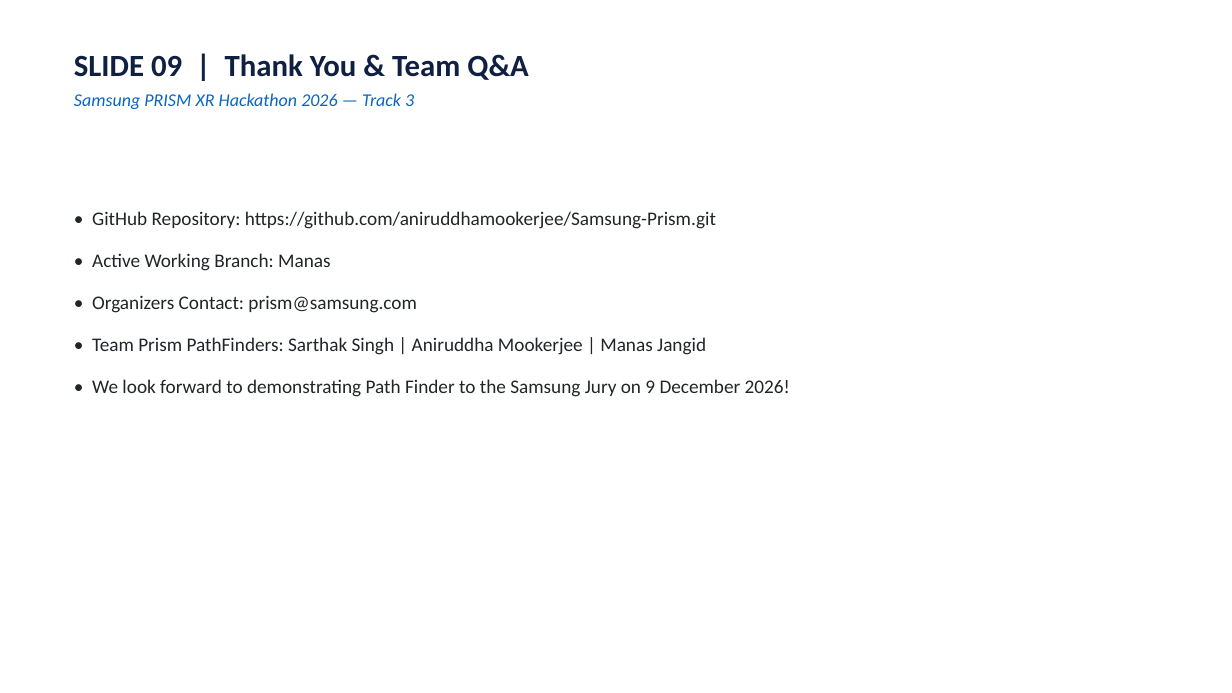
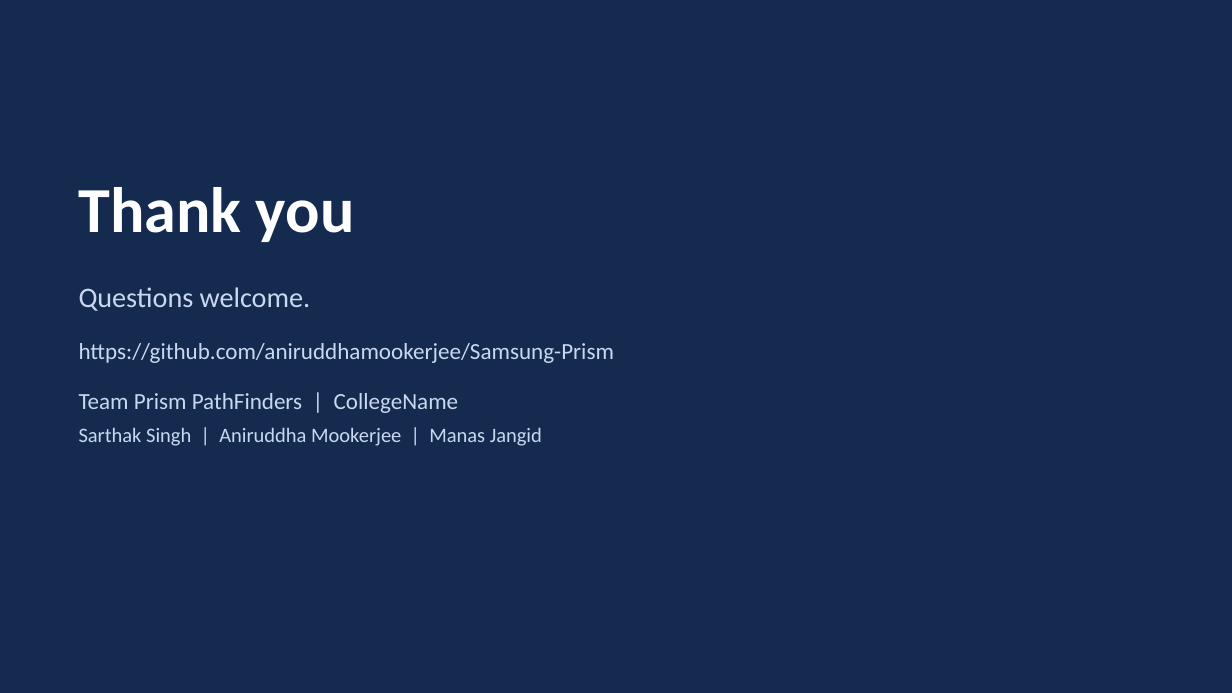
Before and after one commit to aniruddhamookerjee/Samsung-Prism, a slide deck: slide 9 of presentation/CollegeName_TeamName.pptx. Drawn at 1232x693 pixels with LibreOffice and Linux fonts; fonts in the diff are those of the drawing. Boxes give left, top, right and bottom in pixels: in the first picture for what was removed or moved away, otherwise in the second. Text is boxed around its words. In the diff, an @@ line names an element or a change of style, - is before the commit and + after.

Commit message:
slides: new deck generator with the rotor-drag figure, current numbers from metadata.json, redrawn path figures; demo script rewritten; draft email to the organisers on memory accounting

```diff
--- a/presentation/CollegeName_TeamName.pptx
+++ b/presentation/CollegeName_TeamName.pptx
@@ rectangle added at <box>0,0,1232,693</box>, fill #142A4F @@
@@ text removed at <box>74,54,528,109</box> @@
-SLIDE 09 | Thank You & Team Q&A
-Samsung PRISM XR Hackathon 2026 — Track 3
@@ text added at <box>79,187,355,242</box>, 50 pt, text #FFFFFF, bold @@
+Thank you
@@ text at <box>79,287,614,446</box>: text changed; size 15 to 18 pt; text colour #212529 to #C8D8F0 @@
-• GitHub Repository: https://github.com/aniruddhamookerjee/Samsung-Prism.git
-• Active Working Branch: Manas
-• Organizers Contact: prism@samsung.com
-• Team Prism PathFinders: Sarthak Singh | Aniruddha Mookerjee | Manas Jangid
-• We look forward to demonstrating Path Finder to the Samsung Jury on 9 December 2026!
+Questions welcome.
+https://github.com/aniruddhamookerjee/Samsung-Prism
+Team Prism PathFinders | CollegeName
+Sarthak Singh | Aniruddha Mookerjee | Manas Jangid
```
Also in this commit, not shown: 1 other slide changed, 7 slides added, 7 slides removed, 7 other files.
